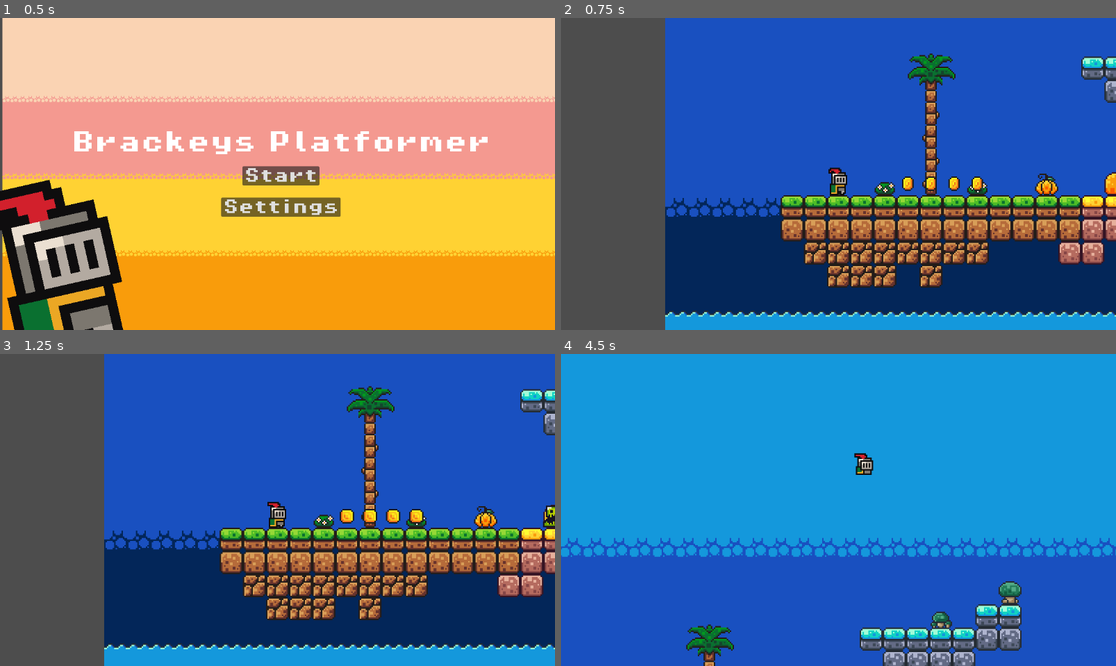
Above: before the commit, frames 1-4 (two rows, left to right).
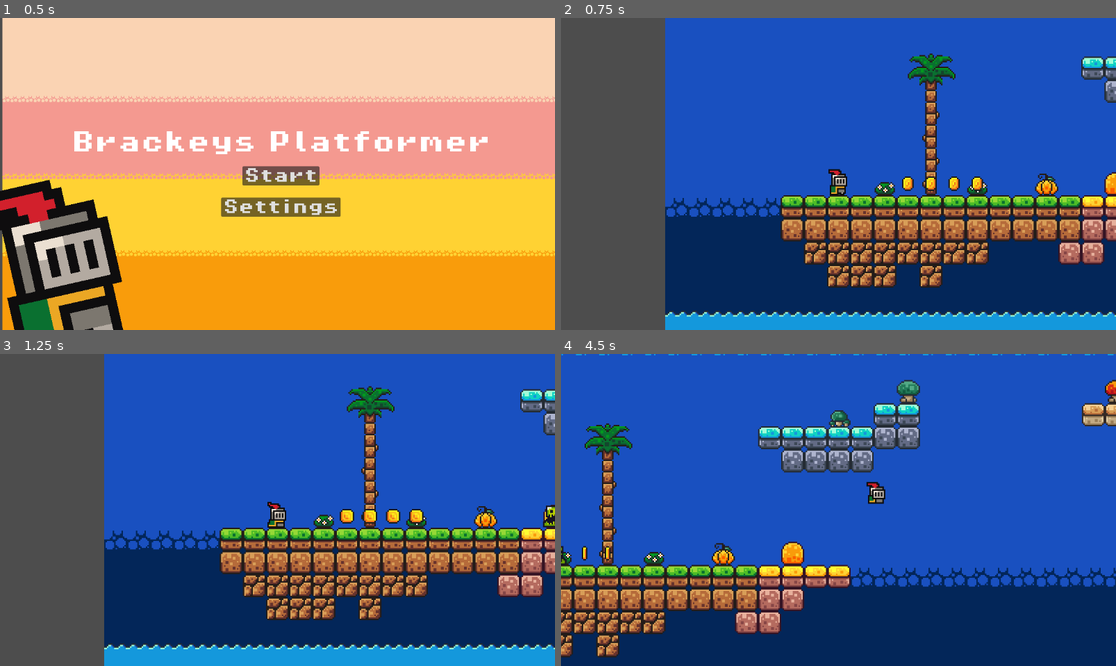
Above: after the commit, the same moments.

Repository: Yncy0/Platformer-2D
Game: Godot game, scene res://scene/gui/menu/starting_menu.tscn
Same seed, same stepped clock (60 frames per second), same inputs: the game is played once before the commit and once after it.
Inputs:
- Up to frame 1 (0.5 s): no input
- Up to frame 2 (0.75 s): click "Start" at 0.5 s
- Up to frame 3 (1.25 s): no input
- Up to frame 4 (4.5 s): hold Space (jump) 1.28-2.03 s; hold D (move_right) 1.28-2.78 s; tap Space (jump) at 2.1, 2.27, 2.57, 3.6, 3.77, 4.07 s; hold A (move_left) 2.78-3.53 s; hold Space (jump) 2.78-3.53 s; hold D (move_right) from 3.53 s (still down); hold Space (jump) from 4.28 s (still down)

Frame 1 is identical in both runs. In frame 2, 0.1% of the frame differs, in the area x 48-52%, y 47-56%; in frame 3, 0.1%; in frame 4, 94%, in the area x 0-100%, y 0-100%.

Commit message:
fixed player physics issue

Diff:
--- a/scene/characters/player/_player.tscn
+++ b/scene/characters/player/_player.tscn
@@ -124,8 +124,8 @@
 
 [node name="Player" type="CharacterBody2D"]
 script = ExtResource("2_qe20h")
-SPEED = 50.0
-JUMP_VELOCITY = -250.0
+SPEED = 150.0
+JUMP_VELOCITY = -300.0
 bounce_velocity = -250.0
 
 [node name="StateMachine" type="Node" parent="." node_paths=PackedStringArray("current_state")]
--- a/script/characters/player/fall.gd
+++ b/script/characters/player/fall.gd
@@ -5,7 +5,12 @@
 	player.animation_player.play("jump")
 
 
-func _physics_process(delta: float) -> void:
+func update_physics_process(delta: float) -> void:
 	player.update_gravity(delta)
+	player.moving()
+
 	if player.is_on_floor():
 		change_state.emit("IdleState")
+
+
+	player.move_and_slide()
--- a/script/characters/player/idle.gd
+++ b/script/characters/player/idle.gd
@@ -5,13 +5,13 @@
 	player.animation_player.play("idle")
 
 
-#func _unhandled_input(event: InputEvent) -> void:
-	#player.direction = Input.get_axis("move_left", "move_right")
-	#if player.direction:
-		#change_state.emit("MoveState")
+func update_input(event: InputEvent) -> void:
+	if event.is_action_pressed("jump"):
+		change_state.emit("JumpState")
 
 
-func _physics_process(_delta: float) -> void:
+func update_physics_process(delta: float) -> void:
+	player.update_gravity(delta)
 	player.moving()
 
 
@@ -19,7 +19,4 @@
 		change_state.emit("MoveState")
 
 
-	if Input.is_action_just_pressed("jump"):
-		change_state.emit("JumpState")
-
 	player.move_and_slide()
--- a/script/characters/player/jump.gd
+++ b/script/characters/player/jump.gd
@@ -6,12 +6,23 @@
 	player.animation_player.play("jump")
 
 
-func _unhandled_input(event: InputEvent) -> void:
+func update_input(event: InputEvent) -> void:
 	if event.is_action_released("jump"):
 		if player.velocity.y < 0:
 			player.velocity.y = player.JUMP_VELOCITY/4.0
 
 
-func _physics_process(_delta: float) -> void:
+func update_physics_process(delta: float) -> void:
+	player.update_gravity(delta)
+	player.moving()
+
+
+	if Input.is_action_just_released("jump"):
+		pass
+
+
 	if player.velocity.y > player.JUMP_VELOCITY and !player.is_on_floor():
 		change_state.emit("FallState")
+
+
+	player.move_and_slide()
--- a/script/characters/player/move.gd
+++ b/script/characters/player/move.gd
@@ -4,7 +4,13 @@
 	player.animation_player.play("move")
 
 
-func _physics_process(_delta: float) -> void:
+func update_input(event: InputEvent) -> void:
+	if event.is_action_pressed("jump"):
+		change_state.emit("JumpState")
+
+
+func update_physics_process(delta: float) -> void:
+	player.update_gravity(delta)
 	player.moving()
 
 
--- a/script/states/state_machine.gd
+++ b/script/states/state_machine.gd
@@ -9,20 +9,38 @@
 func _ready() -> void:
 	for i in get_children():
 		if i is States:
-			states[i.name] = i
+			states[i.name.to_lower()] = i
 			i.change_state.connect(next_state)
-
+		else:
+			printerr("Nodes is not existing")
 	await owner.ready
 	current_state.enter()
 
 
 
+func _unhandled_input(event: InputEvent) -> void:
+	current_state.update_input(event)
+
+
+func _process(delta: float) -> void:
+	current_state.update_process(delta)
+
+
+func _physics_process(delta: float) -> void:
+	current_state.update_physics_process(delta)
+
+
+
 func next_state(new_state_name: StringName) -> void:
-	var new_state = states.get(new_state_name)
+	var new_state = states.get(new_state_name.to_lower())
 
 	if new_state != null:
 		if new_state != current_state:
 			current_state.exit()
 			new_state.enter()
 			current_state = new_state
-			#print(current_state)
+			print(current_state)
+		else:
+			printerr("Nodes doesn't match the next state %s" % new_state)
+	else:
+		printerr("The new state is null")
--- a/script/states/states.gd
+++ b/script/states/states.gd
@@ -12,13 +12,13 @@
 	pass
 
 
-func _unhandled_input(_event: InputEvent) -> void:
+func update_input(_event: InputEvent) -> void:
 	pass
 
 
-func _process(_delta: float) -> void:
+func update_process(_delta: float) -> void:
 	pass
 
 
-func _physics_process(_delta: float) -> void:
+func update_physics_process(_delta: float) -> void:
 	pass
